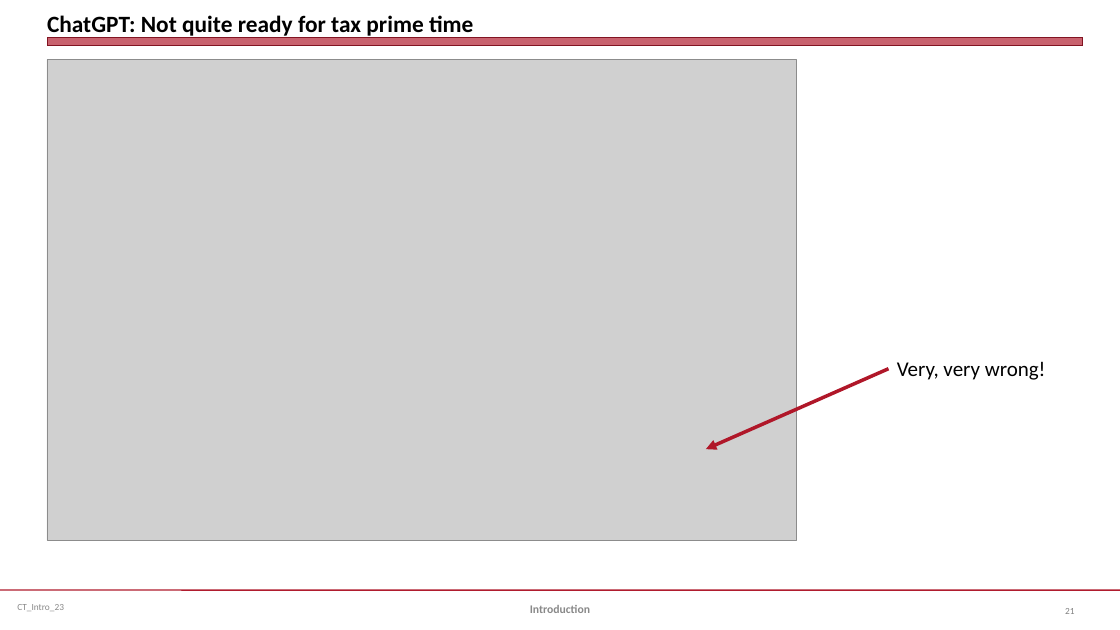
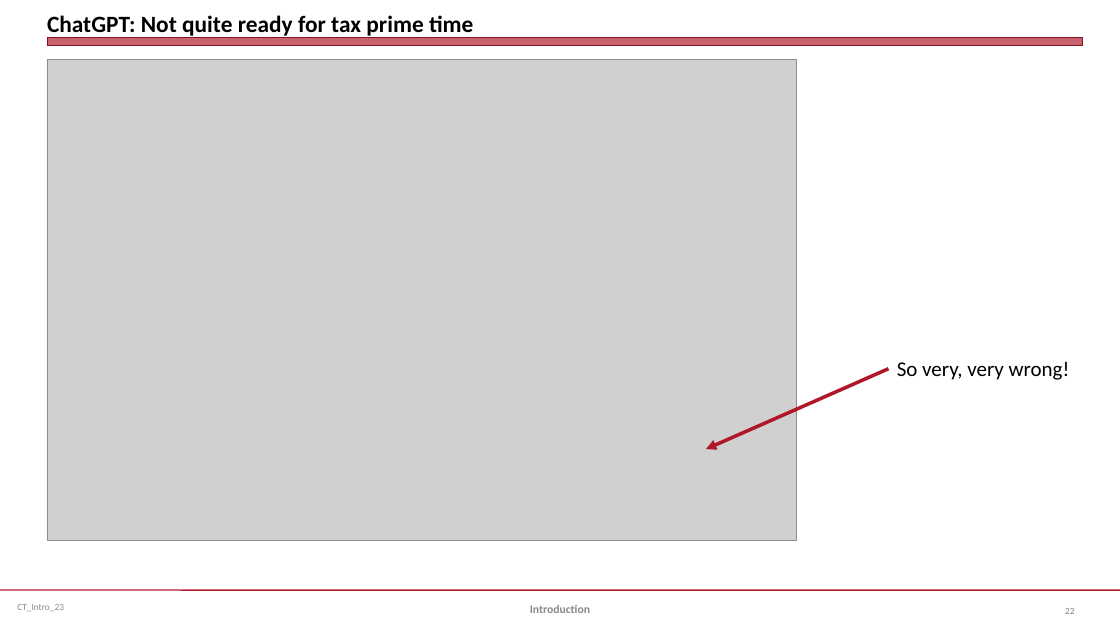
Before and after one commit to jmc877/Corporate-Tax, a slide deck: slide 22 of slides/CT_Intro_23.pptx (slide 21 before the commit). Drawn at 1120x630 pixels with LibreOffice and Linux fonts; fonts in the diff are those of the drawing; grey boxes stand for pictures. Boxes give left, top, right and bottom in pixels: in the first picture for what was removed or moved away, otherwise in the second. Text is boxed around its words. In the diff, an @@ line names an element or a change of style, - is before the commit and + after.

```diff
--- a/slides/CT_Intro_23.pptx
+++ b/slides/CT_Intro_23.pptx
@@ text at (897,361,1070,380): text changed @@
-Very, very wrong!
+So very, very wrong!
```
Also in this commit, not shown: 1 slide added, 5 other files.
